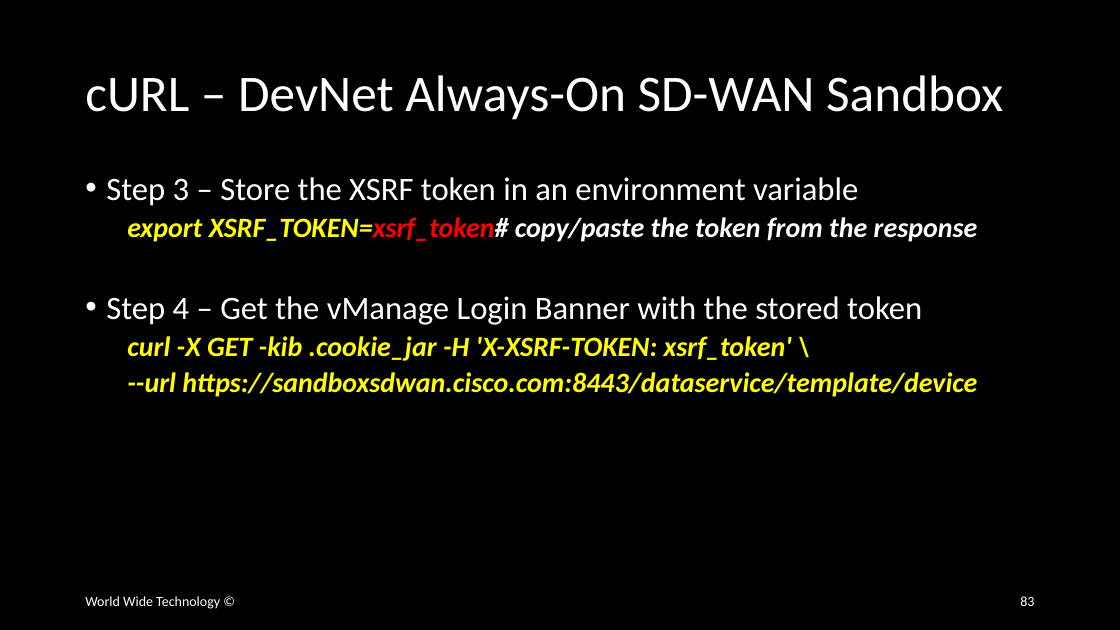
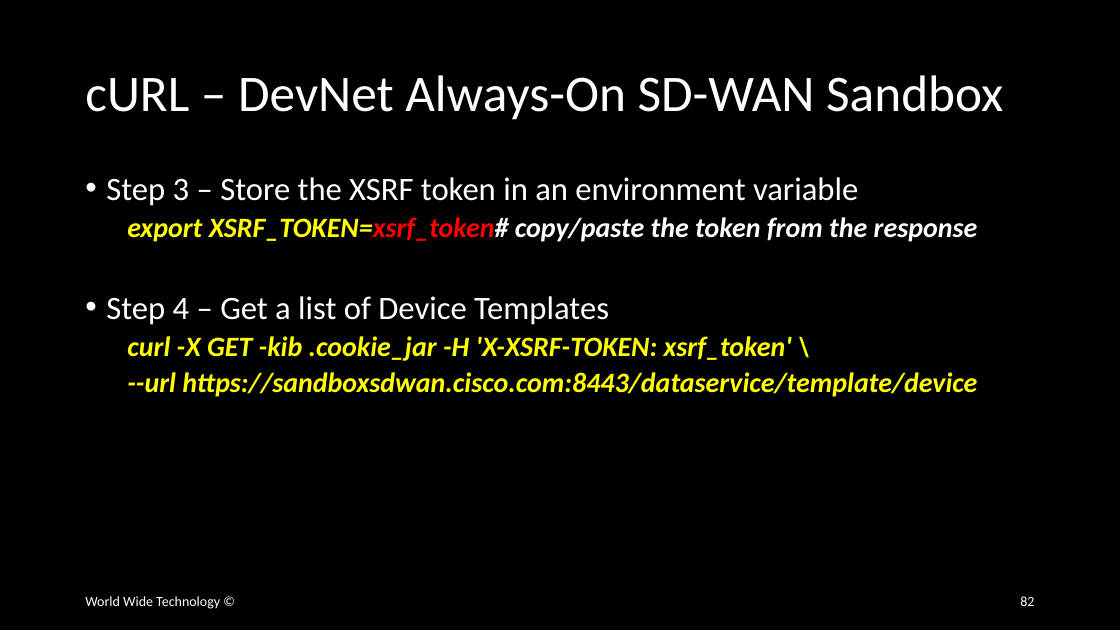
Before and after one commit to wwt/curl-requests-foundations, a slide deck: slide 82 of curl-requests-foundations.pptx (slide 83 before the commit). Drawn at 1120x630 pixels with LibreOffice and Linux fonts; fonts in the diff are those of the drawing. Boxes give left, top, right and bottom in pixels: in the first picture for what was removed or moved away, otherwise in the second. Text is boxed around its words. In the diff, an @@ line names an element or a change of style, - is before the commit and + after.

```diff
--- a/curl-requests-foundations.pptx
+++ b/curl-requests-foundations.pptx
@@ text at (x1=106, y1=296, x2=609, y2=325): text changed @@
-• Step 4 – Get the vManage Login Banner with the stored token
+• Step 4 – Get a list of Device Templates
@@ page number at (x1=1020, y1=596, x2=1034, y2=606): text changed @@
-83
+82
```
Also in this commit, not shown: 8 other slides changed, 1 slide removed.
